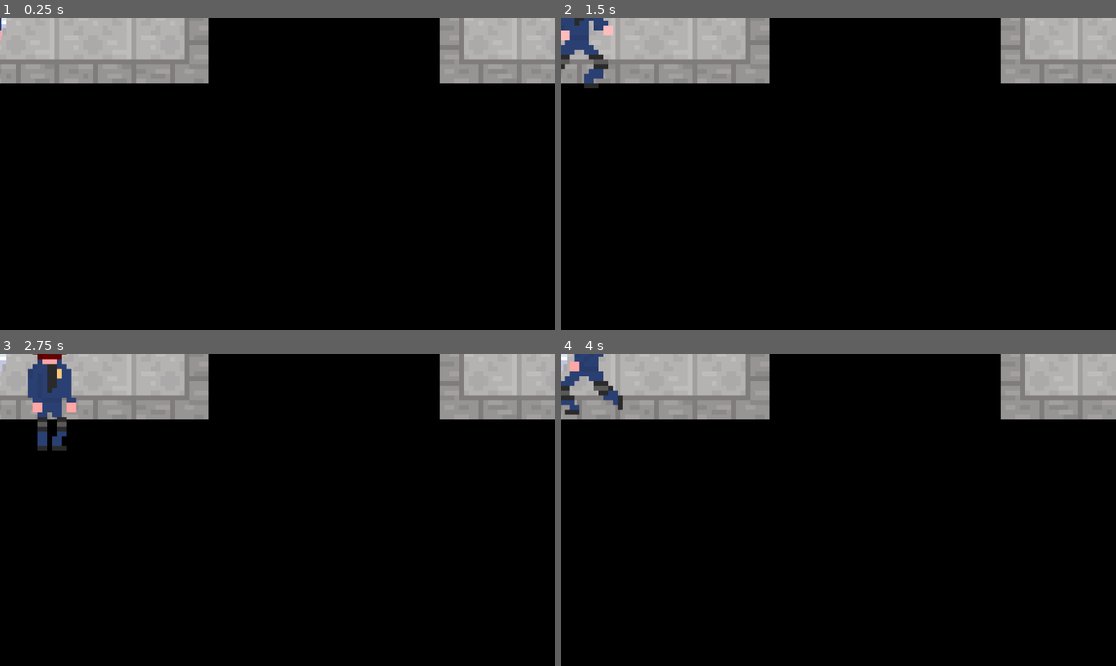
Above: before the commit, frames 1-4 (two rows, left to right).
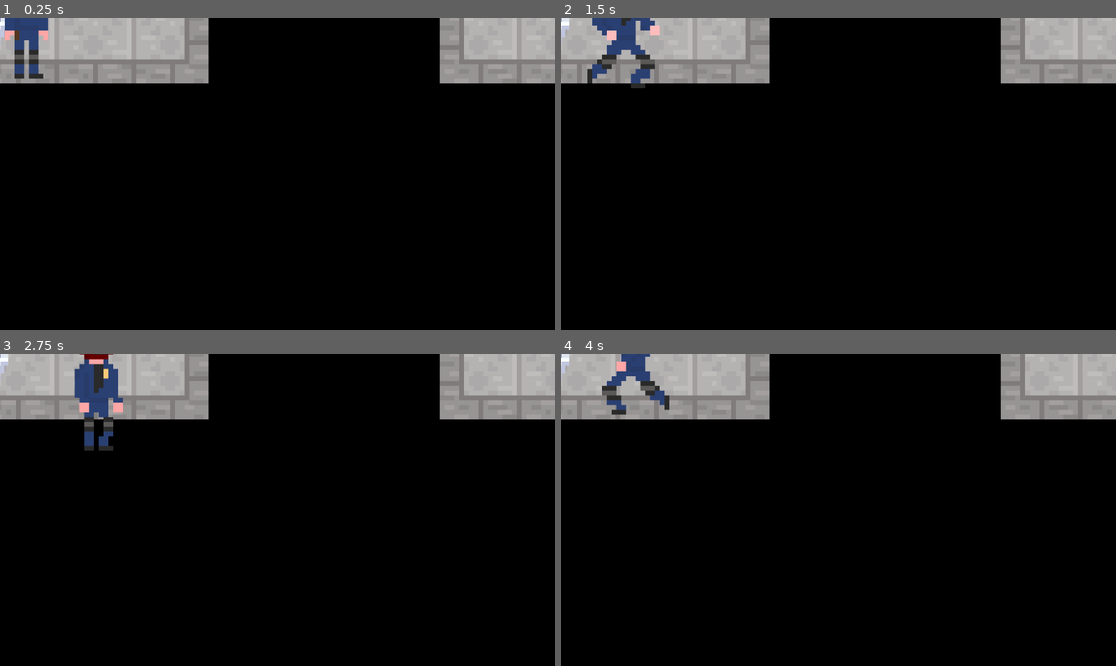
Above: after the commit, the same moments.

Repository: Bobbybear007/WinterGameJam2024
Game: Godot game, scene res://Scenes/Development/Aniruth.tscn
Same seed, same stepped clock (60 frames per second), same inputs: the game is played once before the commit and once after it. This scene is started directly instead of the project's main scene.
Inputs:
- Up to frame 1 (0.25 s): no input
- Up to frame 2 (1.5 s): hold D (Right) 0.53-1.28 s; hold S (Down) from 1.28 s (still down)
- Up to frame 3 (2.75 s): release S (Down) at 2.03 s; hold D (Right) from 2.03 s (still down)
- Up to frame 4 (4 s): release D (Right) at 2.78 s; hold W (Up) 2.78-3.53 s; hold A (Left) from 3.53 s (still down)

The runs differ from the first frame. In frame 1, 1.0% of the frame differs, in the area x 0-9%, y 0-20%; in frame 2, 2.0%; in frame 3, 3.5%, in the area x 0-23%, y 0-31%; in frame 4, 1.8%.

Commit message:
Toilet collision

Diff:
--- a/new-game-project/Scenes/Objects/Toilet.tscn
+++ b/new-game-project/Scenes/Objects/Toilet.tscn
@@ -6,6 +6,8 @@
 size = Vector2(12, 12)
 
 [node name="Toilet" type="StaticBody2D"]
+collision_layer = 3
+collision_mask = 3
 
 [node name="CollisionShape2D" type="CollisionShape2D" parent="."]
 position = Vector2(-0.400024, 6)
@@ -13,5 +15,5 @@
 
 [node name="Sprite2D" type="Sprite2D" parent="."]
 z_index = -1
-scale = Vector2(0.75, 0.75)
+scale = Vector2(0.8, 0.8)
 texture = ExtResource("1_gmgh4")
